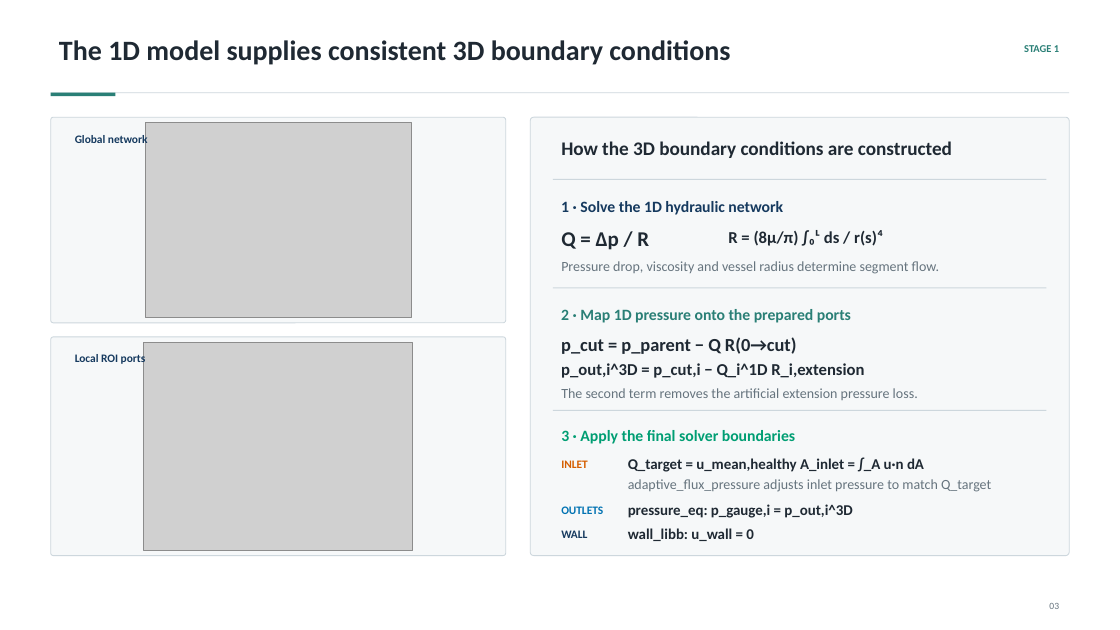
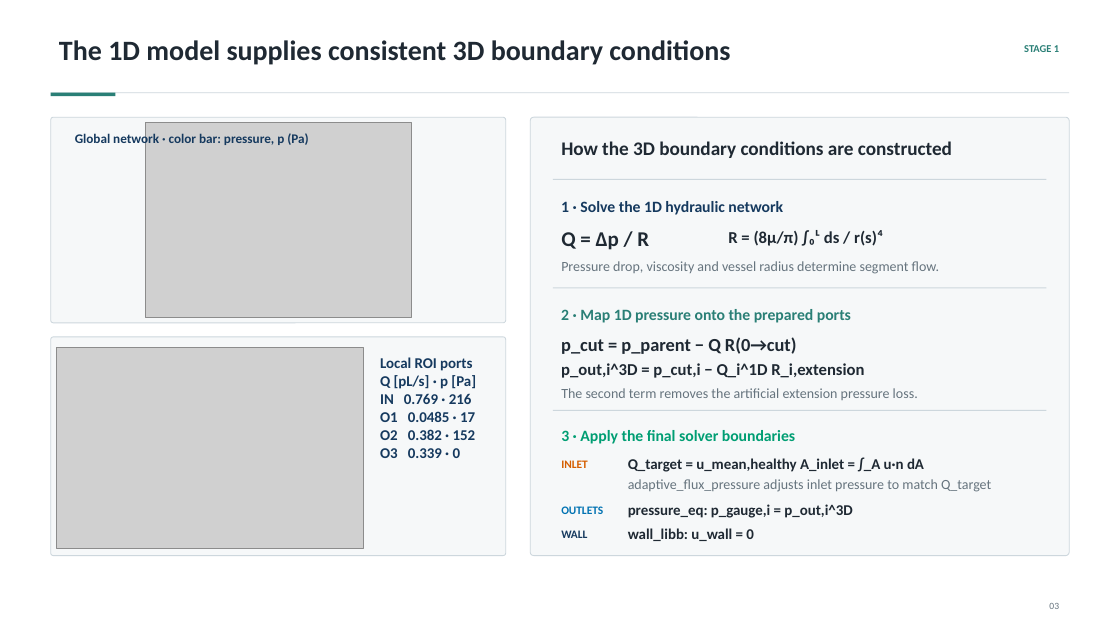
Before and after one commit to OZAKI39/ulm-3d-vascular-model-generation, a slide deck: slide 3 of references/cfd.pptx. Drawn at 1120x630 pixels with LibreOffice and Linux fonts; fonts in the diff are those of the drawing; grey boxes stand for pictures. Boxes give left, top, right and bottom in pixels: in the first picture for what was removed or moved away, otherwise in the second. Text is boxed around its words. In the diff, an @@ line names an element or a change of style, - is before the commit and + after.

Commit message:
Clarify CFD slide 3 boundary visuals

```diff
--- a/references/cfd.pptx
+++ b/references/cfd.pptx
@@ text at (75,132,308,147): text changed; size 9.8 to 11.2 pt @@
-Global network
+Global network · color bar: pressure, p (Pa)
@@ picture: place and size @@
-picture at (144,342,413,550)
+picture at (57,348,364,549)
@@ text "Local ROI ports": place and size @@
-text "Local ROI ports" at (75,353,146,366)
+text "Local ROI ports" at (380,357,476,458)
@@ text at (380,357,472,371): size 9.8 to 12.8 pt in "Local ROI ports" @@
@@ text at (380,375,476,458): paragraphs added @@
+Q [pL/s] · p [Pa]
+IN 0.769 · 216
+O1 0.0485 · 17
+O2 0.382 · 152
+O3 0.339 · 0
```
Also in this commit, not shown: 6 other files.
